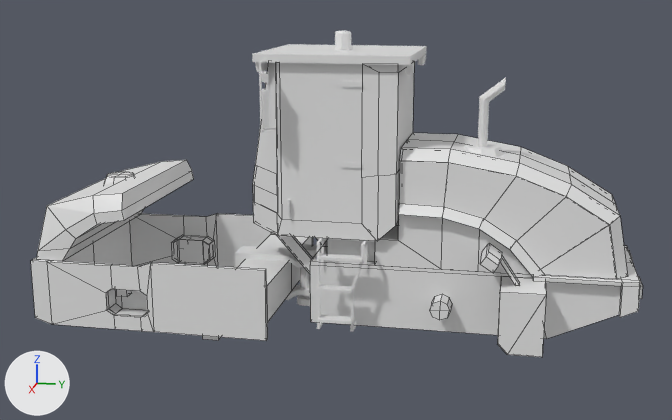
A saved change to the Blender file Vehicles/Vehicles_CCS9/CCS9.blend.
Camera for both pictures: a camera (50 mm lens) standing at (4.41, 0.86, 1.17) and looking at (0.02, -0.01, 0.08). The axes (+X, +Y, +Z) are drawn at lower left. The lights are the same throughout. Mesh edges are drawn as thin lines on the coarser meshes.

Script lines for the objects in view, before the commit:
```python
me_cube_000 = bpy.data.meshes.new('Cube.000')
me_cube_000.from_pydata(...)  # 96 vertices, 92 faces; spans x -0.306..0.306, y -0.416..0.321, z 0.008..0.818
me_cube_000.materials.append(mat_ccs9)  # its picture is missing
me_cube_001 = bpy.data.meshes.new('Cube.001')
me_cube_001.from_pydata(...)  # 454 vertices, 360 faces; spans x -0.5..0.5, y -1.41..1.42, z -0.47..0.43
me_cube_001.polygons.foreach_set('use_smooth', [True] * 360)
me_cube_001.materials.append(mat_ccs9)  # its picture is missing
me_cylinder = bpy.data.meshes.new('Cylinder')
me_cylinder.from_pydata(...)  # 106 vertices, 77 faces; spans x -0.067..0.067, y -0.525..-0.089, z -0.424..-0.13
me_cylinder.materials.append(mat_ccs9)  # its picture is missing
ob_cabine = bpy.data.objects.new('Cabine', me_cube_000)
ob_cabine.location = (0.0, 0.0, 0.0)
ob_hitch = bpy.data.objects.new('Hitch', me_cylinder)
ob_hitch.location = (0.0, 0.0, 0.0)
ob_rama = bpy.data.objects.new('Rama', me_cube_001)
ob_rama.location = (0.0, 0.0, 0.0)
# also in view: 'Hood' at (0.0, 0.85, 0.16); 'Window' at (0.0, -0.05, 0.47); 'Tank' at (0.0, -1.16, 0.04); 'Ladder' at (0.33, 0.08, -0.2); 'Door' at (0.0, -0.03, 0.45)
```
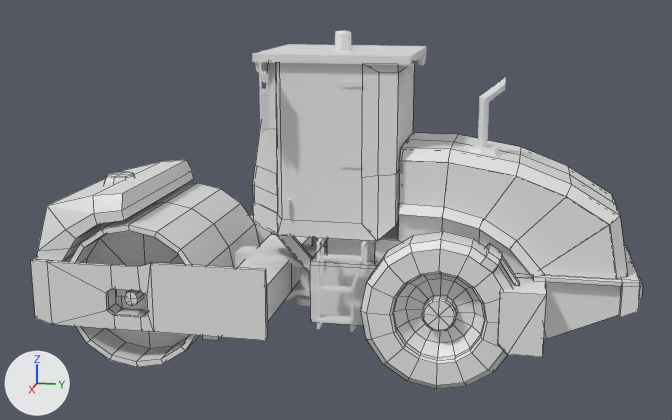
The change, as a list of edits to the scene's bpy script:
```text
Add mat_front_roller:
    mat_front_roller = principled_material('FRONT_ROLLER')
    mat_front_roller.base_color = (0.8, 0.8, 0.8)  # white #e7e7e7
Add mat_wheel:
    mat_wheel = principled_material('WHEEL')
    mat_wheel.base_color = (0.8, 0.8, 0.8)  # white #e7e7e7
Add ob_roll:
    ob_roll = bpy.data.objects.new('Roll', me_cube_018.copy())  # the mesh of ob_roll
    ob_roll.location = (0.0, -0.017, -0.648)
Add ob_wheels:
    ob_wheels = bpy.data.objects.new('Wheels', me_cube_002.copy())  # the mesh of ob_wheels
    ob_wheels.location = (0.371, 0.54, -0.286)
```

Where the change shows, as pixel boxes (x1, y1, x2, y2) in the pictures (672 x 420 px):
'Wheels', added: after (361, 231, 513, 389)
'Roll', added: after (69, 183, 259, 367)
